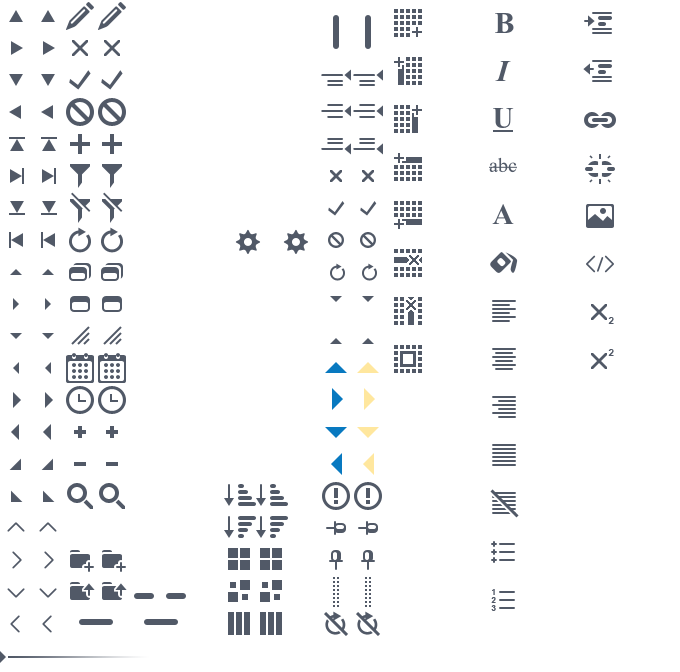
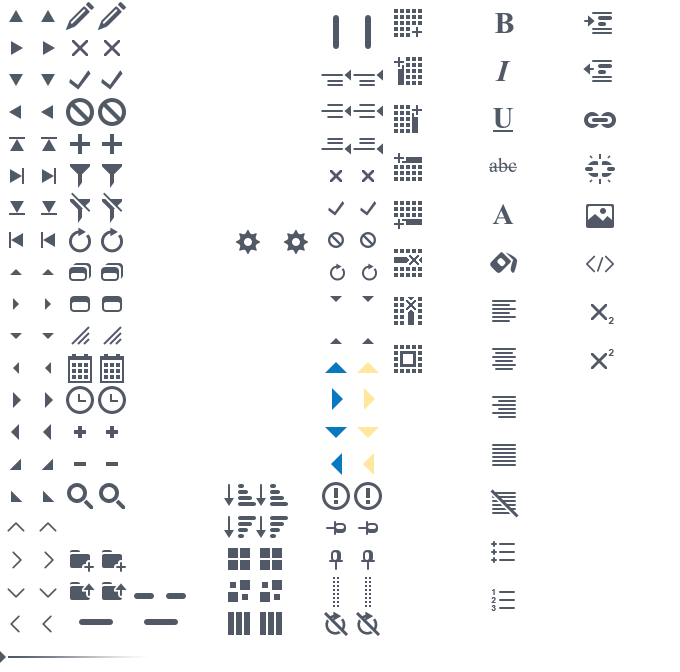
Layer changes from the first (680, 672) image to the second:
renamed "calendar copy" to "calendar copy 2", painted on it over [98, 353, 126, 383]
painted on "calendar" over [66, 353, 94, 383]
